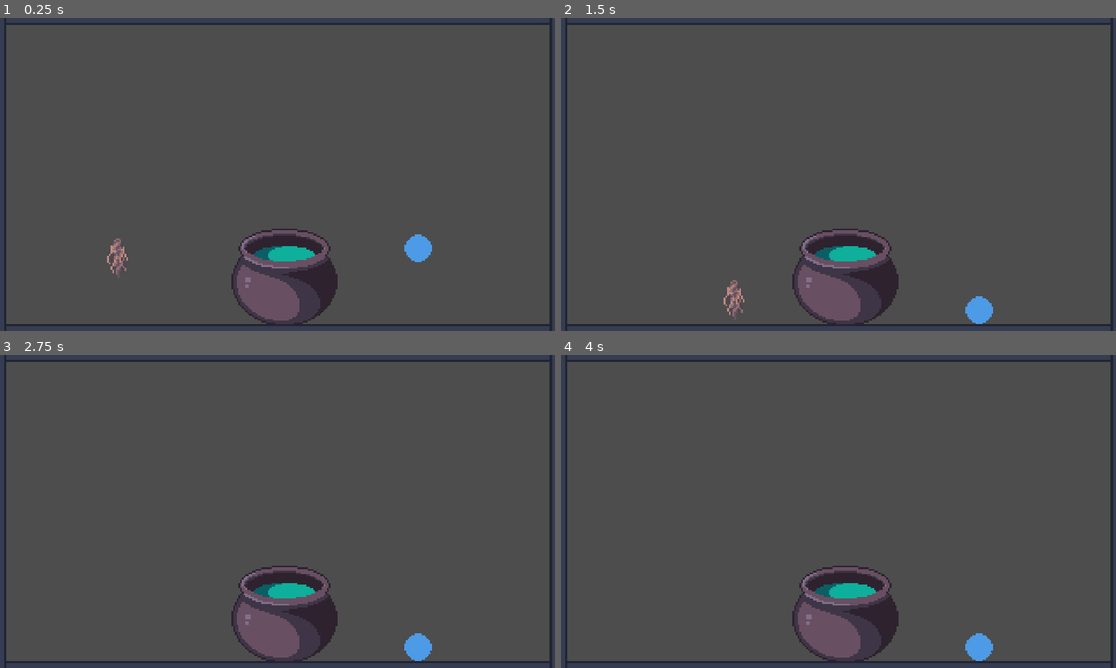
Above: before the commit, frames 1-4 (two rows, left to right).
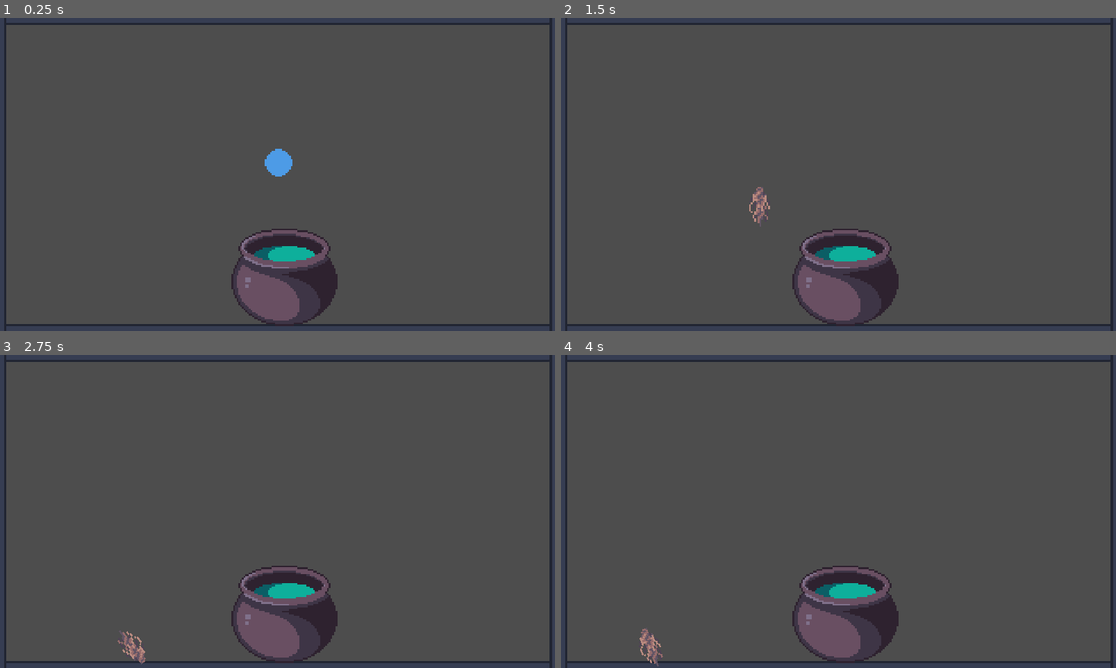
Above: after the commit, the same moments.

Repository: HuskyGameDev/2024s-team3
Game: Godot game, scene res://Levels/Main.tscn
Two runs of this game, one before a commit and one after it. Both use one fixed random seed, a clock stepped at 60 frames per second and the inputs below. The engine's default icon, where the game draws it, is replaced by a stand-in: a white triangle on a blue panel in a dark square.
Inputs (mouse positions are in pixels of both pictures, inside the frame that each line leads up to):
- Up to frame 1 (0.25 s): no input
- Up to frame 2 (1.5 s): drag from (844, 274) to (894, 105) at 0.52 s; drag from (683, 309) to (844, 274) at 1.27 s
- Up to frame 3 (2.75 s): move the mouse to (416, 646) at 2.02 s; click (416, 646) at 2.1 s
- Up to frame 4 (4 s): drag from (810, 574) to (672, 464) at 2.77 s; move the mouse to (1005, 558) at 3.52 s; click (1005, 558) at 3.6 s

The runs differ from the first frame. In frame 1, 0.8% of the frame differs, in the area x 19-78%, y 41-82%; in frame 2, 0.6%; in frame 3, 0.5%; in frame 4, 0.5%.

Commit message:
"throw" potion on creation

Diff:
--- a/Levels/Main.tscn
+++ b/Levels/Main.tscn
@@ -8,6 +8,16 @@
 
 [sub_resource type="GDScript" id="GDScript_jaq21"]
 script/source = "extends Node2D
+
+func _on_cauldron_potion_made(potion):
+	add_child(potion)
+	## \"throws\" potion
+	## angle options: +/- 250, 350, 450, and 550
+	var throwAngle = (randi_range(2, 5) * 100 + 50)
+	if(bool(randi_range(0, 1))):
+		throwAngle *= -1
+	potion.rigidbody.apply_central_impulse(Vector2(throwAngle, -2000))
+
 
 "
 
@@ -77,9 +87,11 @@
 scale = Vector2(6, 6)
 
 [node name="Ingredient" parent="." instance=ExtResource("4_2mp38")]
-position = Vector2(419, 711)
+position = Vector2(993, 601)
 data = ExtResource("4_ajrum")
 
 [node name="Ingredient2" parent="." instance=ExtResource("4_2mp38")]
-position = Vector2(1452, 677)
+position = Vector2(970, 382)
 data = ExtResource("5_rir7j")
+
+[connection signal="potion_made" from="Cauldron" to="." method="_on_cauldron_potion_made"]
--- a/Objects/Potions/Resources/healing_potion.tres
+++ b/Objects/Potions/Resources/healing_potion.tres
@@ -1,5 +1,6 @@
-[gd_resource type="Resource" load_steps=2 format=3 uid="uid://b54jr4mldew77"]
+[gd_resource type="Resource" load_steps=3 format=3 uid="uid://b54jr4mldew77"]
 
+[ext_resource type="Texture2D" uid="uid://cbnjnkfq7dsfm" path="res://Assets/Sprites/Thistle_Root.png" id="1_8ejgc"]
 [ext_resource type="Script" path="res://Objects/Potions/potion_data.gd" id="1_84a12"]
 
 [resource]
@@ -7,4 +8,5 @@
 id = 1
 potion_name = "Healing Potion"
 description = ""
+image = ExtResource("1_8ejgc")
 recipe = Array[int]([1, 2])
--- a/Objects/Potions/potion.gd
+++ b/Objects/Potions/potion.gd
@@ -1,8 +1,10 @@
 extends Node
 
 @export var data: Resource
+var rigidbody: RigidBody2D
 
 func _on_draggable_object_ready():
 	$"DraggableObject".set("object_type", "Potion")
 	$"DraggableObject".set("object_data", data)
 	$"DraggableObject".call("data_updated")
+	rigidbody = $"DraggableObject"
--- a/Objects/Stations/cauldron.gd
+++ b/Objects/Stations/cauldron.gd
@@ -2,7 +2,9 @@
 
 var currentIngredients: Array[int] = []
 var recipes = {}
+var potion = preload("res://Objects/Potions/Potion.tscn")
 
+signal potion_made(potion)
 
 func _on_recipes_recipes_loaded(recipe_dict):
 	recipes = recipe_dict
@@ -23,7 +25,13 @@
 func check_potion_made():
 	currentIngredients.sort()
 	var made_potion = recipes.get(currentIngredients.hash())
+	currentIngredients.clear()
 	if made_potion:
-		print("Made " + made_potion.potion_name)
+		var newPotion = potion.instantiate()
+		newPotion.data = made_potion
+		newPotion.position = self.position
+		# we subtract 100 to move the potion up
+		newPotion.position -= Vector2(0, 100)
+		potion_made.emit(newPotion)
 	else:
 		print("Did not make potion")
